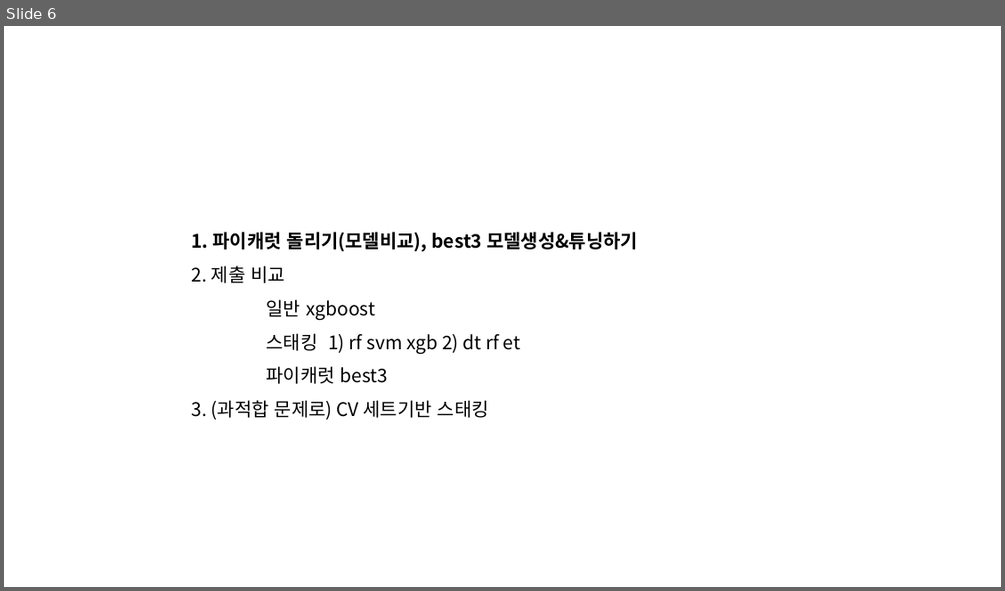
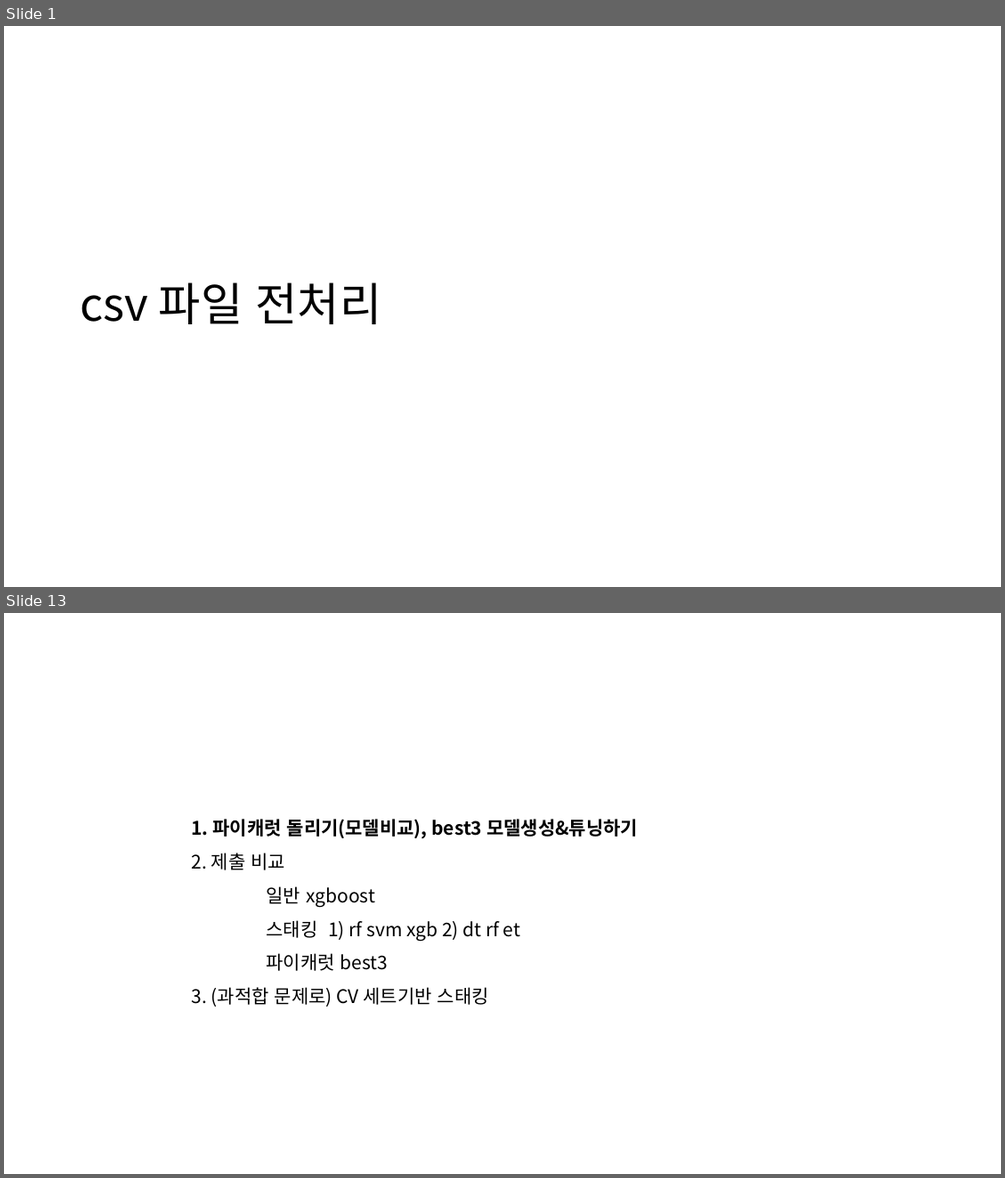
Before and after one commit to 2023dacon/Power-usage-Prediction, a slide deck: 파일/대회.pptx. Shown one above the other, each under a label of ours: slide 6 before the commit, slides 1 and 13 after it; the slides between them are not shown. The pictures are 1005x591 and 1005x1178 pixels, drawn with LibreOffice and Linux fonts; fonts in the diff are those of the drawing. Boxes give left, top, right and bottom in pixels: in the first picture for what was removed or moved away, otherwise in the second. Text is boxed around its words. In the diff, an @@ line names an element or a change of style, - is before the commit and + after.

```diff
--- a/파일/대회.pptx
+++ b/파일/대회.pptx
@@ slide 1 added at (4, 26, 1001, 587), background #FFFFFF @@
@@ title added at (80, 282, 382, 324), 44 pt, text #000000 @@
+csv 파일 전처리
@@ what was slide 6 is now slide 13 @@
```
Also in this commit, not shown: 6 slides changed, 8 other slides added, 2 slides removed, 1 other file.
